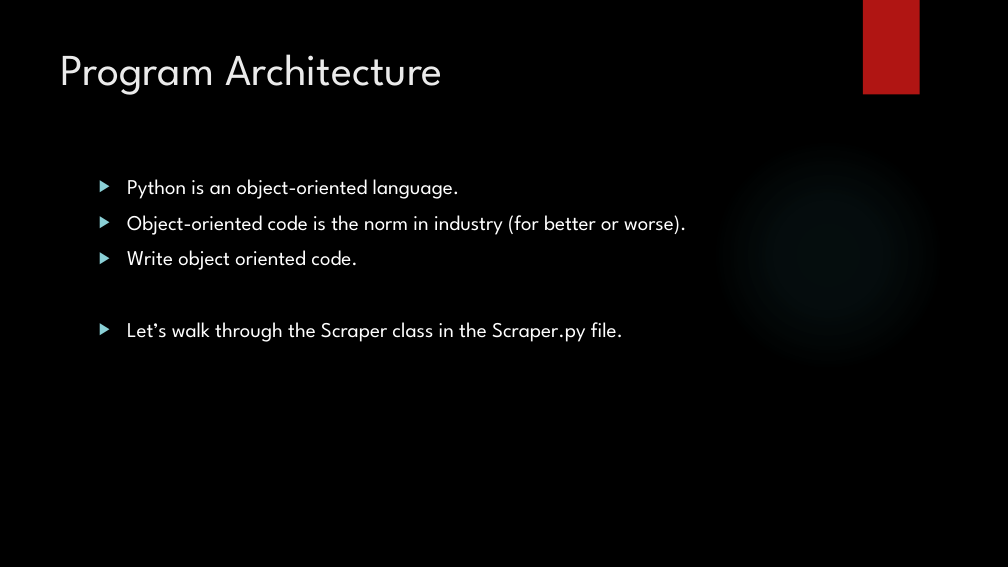
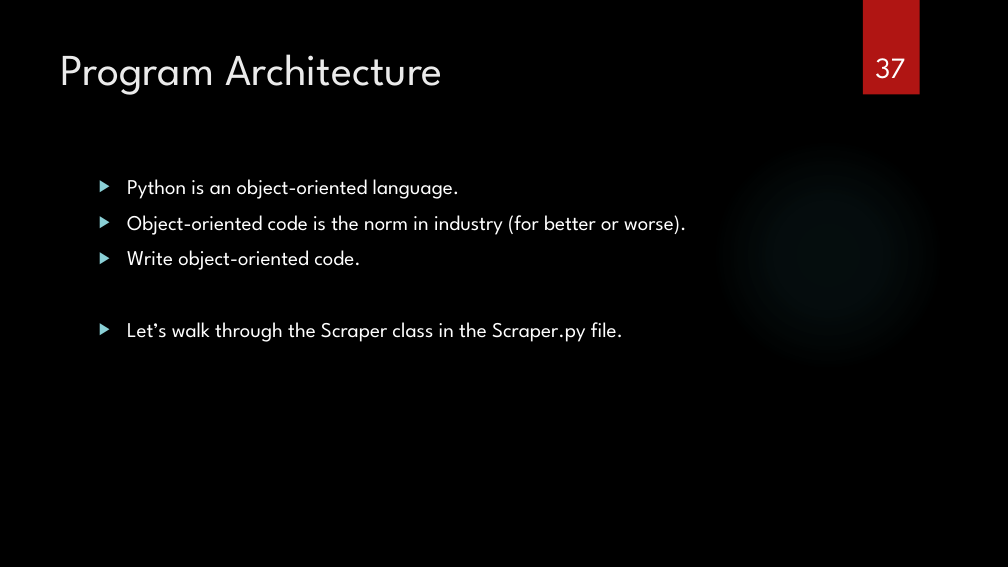
Before and after one commit to nicholas-vogt/modeling-march-madness, a slide deck: slide 37 of 1 Web Scraping.pptx (slide 35 before the commit). Drawn at 1008x567 pixels with LibreOffice and Linux fonts; fonts in the diff are those of the drawing; background and template pictures are left out. Boxes give left, top, right and bottom in pixels: in the first picture for what was removed or moved away, otherwise in the second. Text is boxed around its words. In the diff, an @@ line names an element or a change of style, - is before the commit and + after.

```diff
--- a/1 Web Scraping.pptx
+++ b/1 Web Scraping.pptx
@@ page number added at [875,58,905,79], 28 pt, text #FFFFFF @@
+37
@@ text at [127,250,361,270]: text changed @@
-▶ Write object oriented code.
+▶ Write object-oriented code.
```
Also in this commit, not shown: 34 other slides changed, 3 slides added, 1 slide removed, 3 other files.
